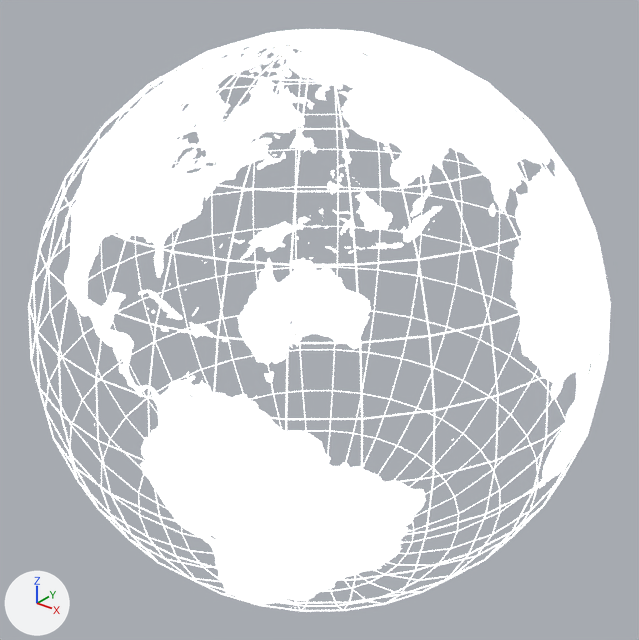
The glTF model models/wireframe_earth.glb: old version first, new version second.
One viewpoint serves both versions: a 50 mm lens placed at (1.822, -2.277, 1.413), pointed at (0.0, 0.001, 0.001). Arrows for +X, +Y and +Z are at lower left; the lights stay in place. Where no turn or scale is listed for an object, it has been applied to the vertices.

Script lines for the objects in view, before the commit:
```python
mat_material_003 = principled_material('Material.003')
mat_material_003.base_color = (1.0, 1.0, 1.0)  # white #ffffff
mat_material_003.emission_strength = 1.0
me_sphere = bpy.data.meshes.new('Sphere')
me_sphere.from_pydata(...)  # a UV sphere (32 segments, 16 rings, poles along z) spanning x -1.01..1.01, y -1.01..1.01, z -1.01..1.01
me_sphere.materials.append(mat_material)
me_sphere_003 = bpy.data.meshes.new('Sphere.003')
me_sphere_003.from_pydata(...)  # 2948 vertices, 7936 faces; spans x -1.01..1.01, y -1.01..1.01, z -1.01..1.01
me_sphere_003.materials.append(mat_material_003)  # white #ffffff
ob_earth = bpy.data.objects.new('earth', me_sphere)
ob_earth.location = (0.0, 0.0, 0.0)
ob_wire_001 = bpy.data.objects.new('wire.001', me_sphere_003)
ob_wire_001.location = (0.0, 0.0, 0.0)
```
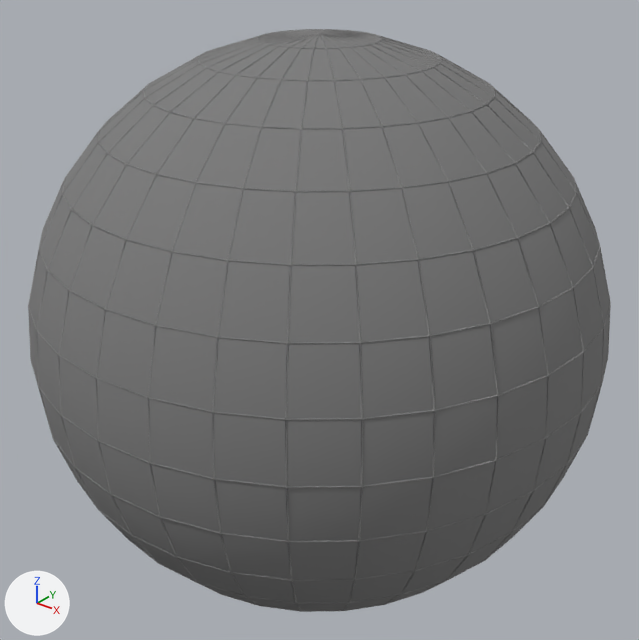
Commit message: added grey earth

Location of each change, (x1, y1, x2, y2) in pixels of the pictures (639 x 640 px):
'earth', recoloured (white to grey)
    both: (29, 30, 610, 611)
'wire.001', recoloured, surface changed (white to grey)
    both: (28, 29, 611, 612)

Patch to the scene script:
```diff
--- a/models/wireframe_earth.glb.py
+++ b/models/wireframe_earth.glb.py
@@ mat_material_003 @@
 mat_material_003 = principled_material('Material.003')
-mat_material_003.base_color = (1.0, 1.0, 1.0)  # white #ffffff
-mat_material_003.emission_strength = 1.0
+mat_material_003.base_color = (0.2, 0.2, 0.2)  # grey #7c7c7c
@@ mat_material_001 @@
+mat_material_001 = principled_material('Material.001')
+mat_material_001.base_color = (0.2, 0.2, 0.2)  # grey #7c7c7c
+mat_material_001.roughness = 1.0
@@ me_sphere @@
 me_sphere.from_pydata(...)  # 482 vertices, 960 faces; spans x -1.01..1.01, y -1.01..1.01, z -1.01..1.01
-me_sphere.materials.append(mat_material)
+me_sphere.materials.append(mat_material_001)  # grey #7c7c7c
```
